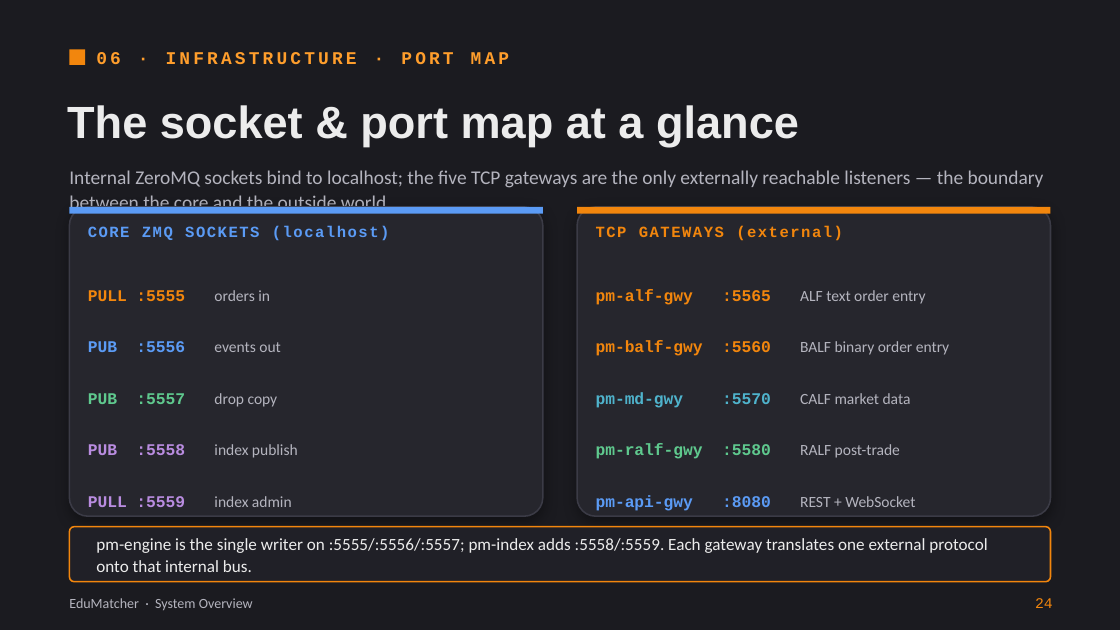
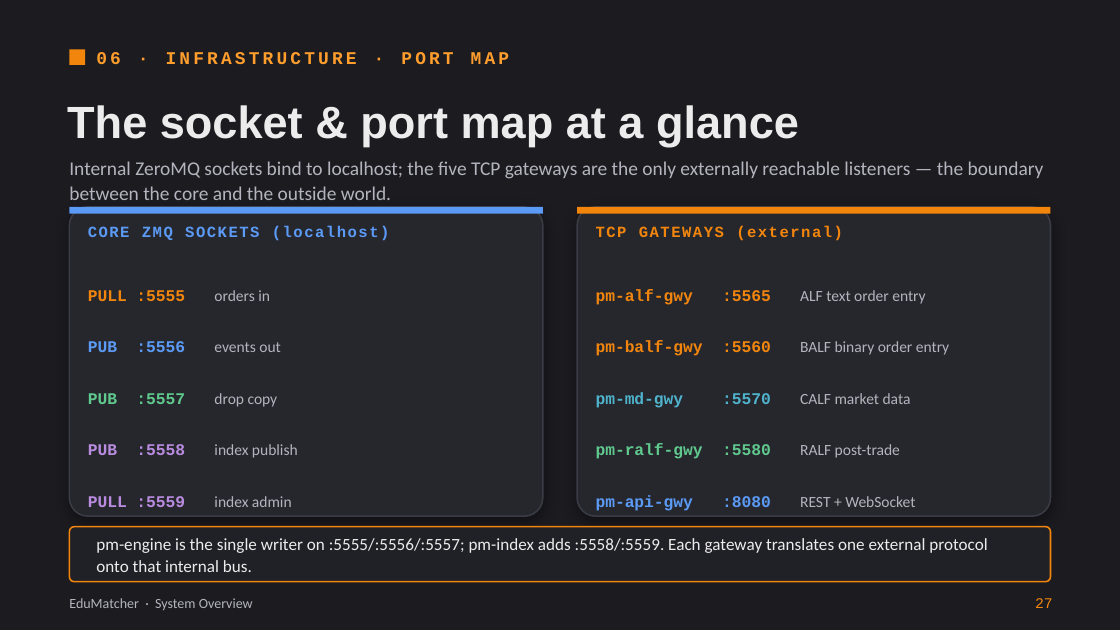
Before and after one commit to johan162/EduMatcher, a slide deck: slide 27 of docs/presentations/introduction-to-edumatcher.pptx (slide 24 before the commit). Drawn at 1120x630 pixels with LibreOffice and Linux fonts; fonts in the diff are those of the drawing. Boxes give left, top, right and bottom in pixels: in the first picture for what was removed or moved away, otherwise in the second. Text is boxed around its words. In the diff, an @@ line names an element or a change of style, - is before the commit and + after.

```diff
--- a/docs/presentations/introduction-to-edumatcher.pptx
+++ b/docs/presentations/introduction-to-edumatcher.pptx
@@ text "Internal ZeroMQ sockets bind to ..." rewrapped from <box>69,170,1044,215</box> to <box>69,161,1044,200</box> @@
@@ text at <box>1035,598,1053,608</box>: text changed @@
-24
+27
```
Also in this commit, not shown: 29 other slides changed, 3 slides added.
